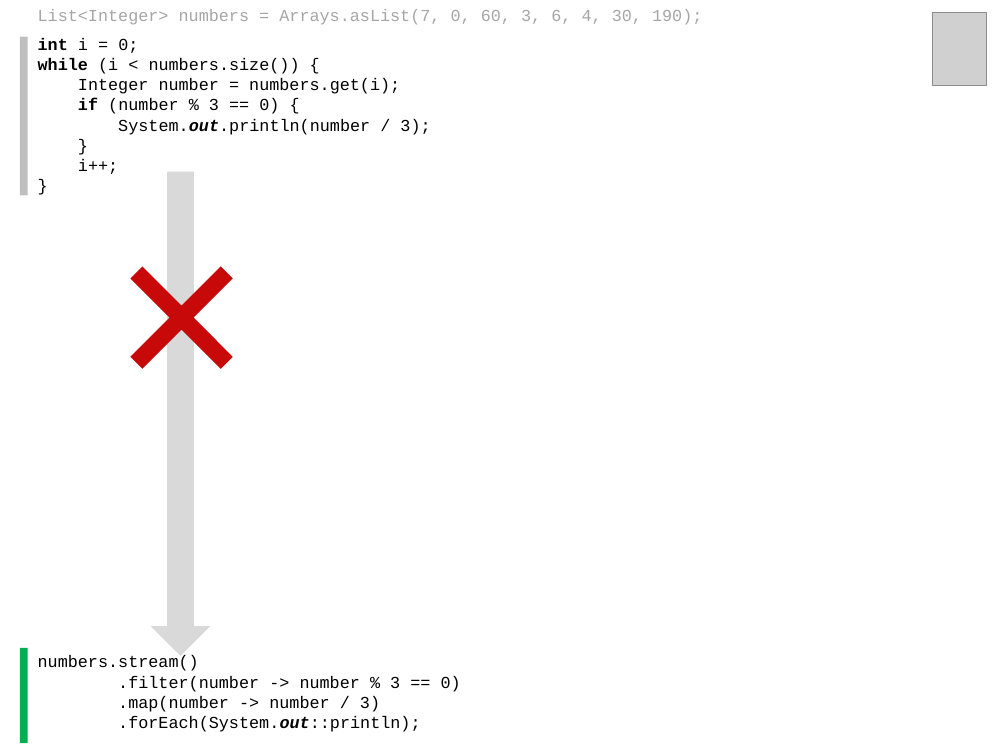
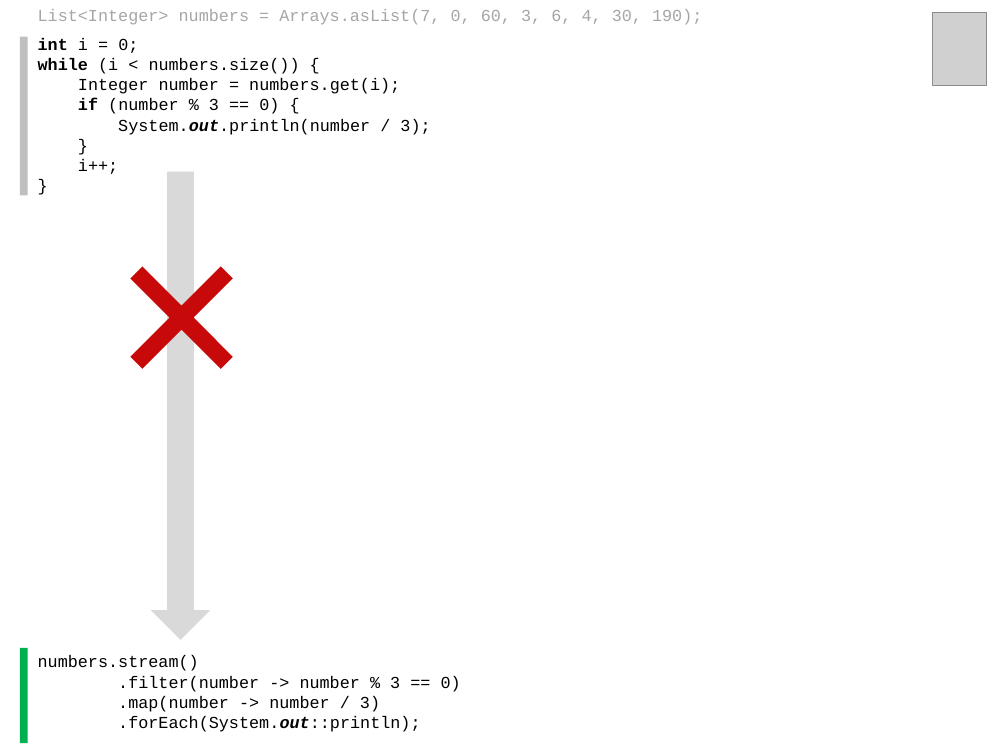
Before and after one commit to Hurricaaane/h20-kotlin, a slide deck: slide 11 of kotlinpres.pptx. Drawn at 1008x756 pixels with LibreOffice and Linux fonts; fonts in the diff are those of the drawing; grey boxes stand for pictures. Boxes give left, top, right and bottom in pixels: in the first picture for what was removed or moved away, otherwise in the second. Text is boxed around its words. In the diff, an @@ line names an element or a change of style, - is before the commit and + after.

```diff
--- a/kotlinpres.pptx
+++ b/kotlinpres.pptx
@@ right arrow: place and size @@
-right arrow at <box>151,172,210,656</box>
+right arrow at <box>151,171,211,640</box>
```
Also in this commit, not shown: 3 other slides changed, 1 slide added.
